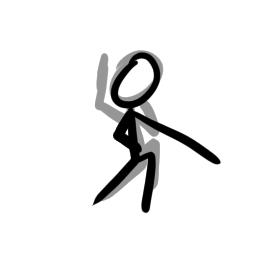
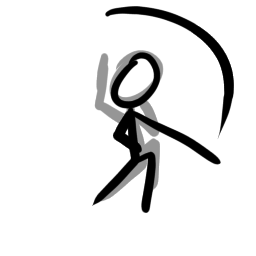
Before/after of a (256, 256) layered artwork. What changed in the layer stack:
painted on "Layer 2" over [105, 6, 234, 139]
